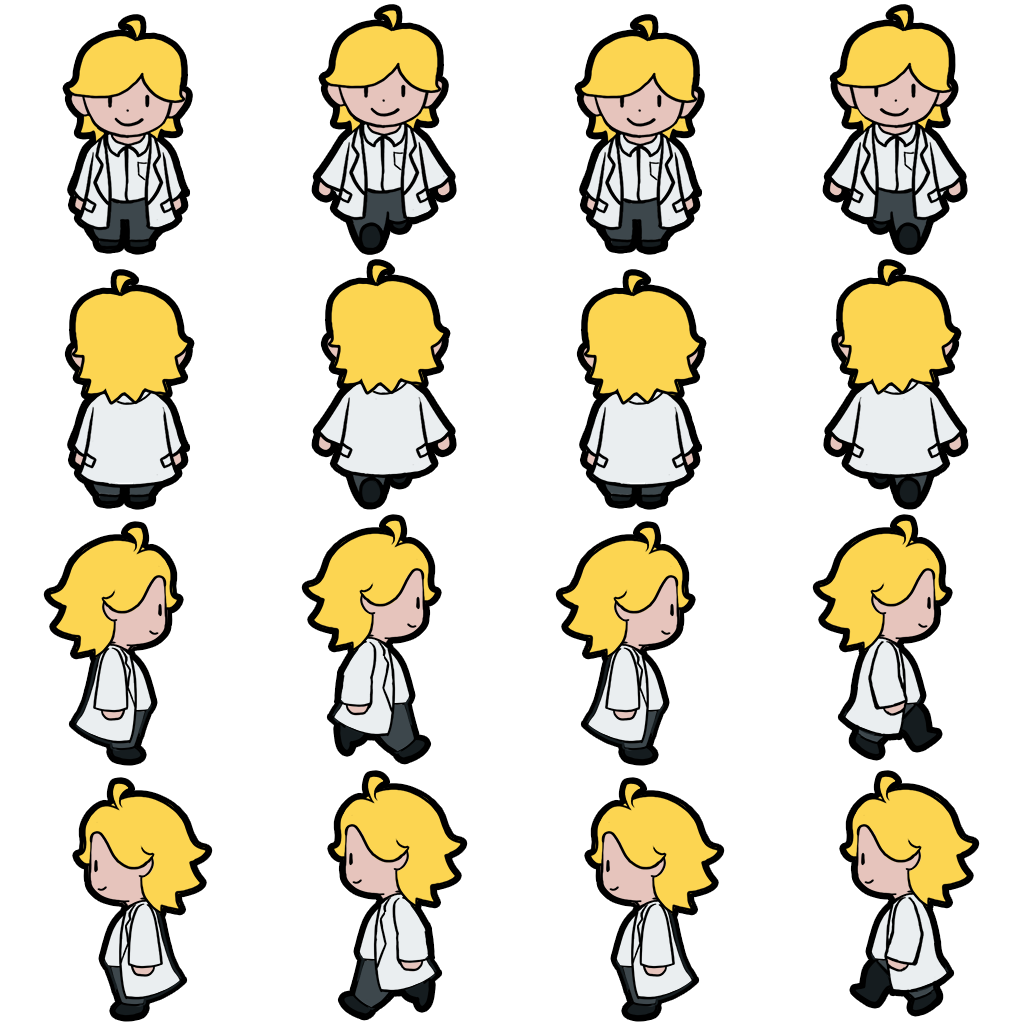
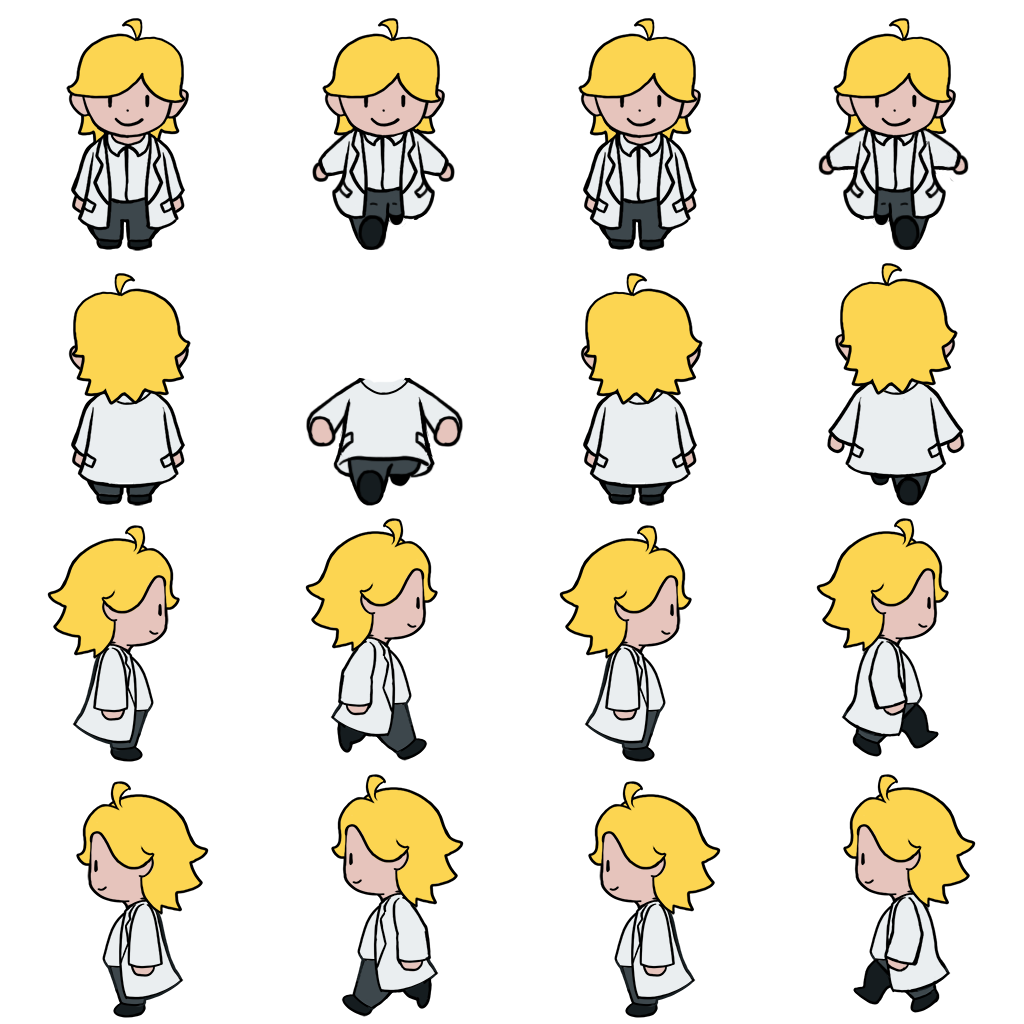
Layered file, before and after one edit (1024 × 1024). Changes by layer:
renamed "Side Right copy 3" to "Side Right", moved it above "Side Right" over [555, 525, 692, 762]
added group "Back Run" with 8 layers in group "Char" over [306, 273, 463, 506]
added layer "Layer 22" in group "Back Run" over [306, 377, 463, 506]
added layer "Layer 23" in group "Back Run" over [307, 377, 462, 506]
renamed "Back copy" to "Back Walk", hid the group it (8 layers) over [315, 263, 453, 506]
renamed "Back copy 3" to "Back", moved it above "Back" over [580, 273, 703, 506]
added group "Front Run" (1st of 2, in "Char") with 8 layers in group "Char" over [818, 18, 969, 251]
added group "Main copy" (1st of 6, in "Char" › "Front Run") with 2 layers in group "Front Run" over [833, 18, 953, 145]
added layer "Layer 10" (14th of 19, in "Char" › "Front Run" › "Main copy") in group "Main copy" over [833, 18, 953, 145]
added layer "Layer 20" (1st of 2, in "Char" › "Front Run") in group "Front Run" over [818, 118, 969, 251]
added layer "Layer 21" (1st of 2, in "Char" › "Front Run") in group "Front Run" over [820, 123, 968, 249]
renamed "Front copy 2" to "Front Walk", hid the group it (8 layers) over [826, 8, 964, 251]
added group "Front Run" (2nd of 2, in "Char") with 8 layers in group "Char" over [312, 18, 455, 251]
added group "Main copy" (3rd of 6, in "Char" › "Front Run") with 2 layers in group "Front Run" over [322, 18, 442, 145]
added layer "Layer 10" (16th of 19, in "Char" › "Front Run" › "Main copy") in group "Main copy" over [322, 18, 442, 145]
added layer "Layer 20" (2nd of 2, in "Char" › "Front Run") in group "Front Run" over [312, 120, 455, 251]
added layer "Layer 21" (2nd of 2, in "Char" › "Front Run") in group "Front Run" over [314, 123, 454, 249]
renamed "Front copy" to "Front Walk", hid the group it (8 layers) over [315, 8, 453, 251]
renamed "Front copy 3" to "Front", moved it above "Front" over [578, 18, 701, 251]
…and 12 more changes (8 added, 4 painted)
